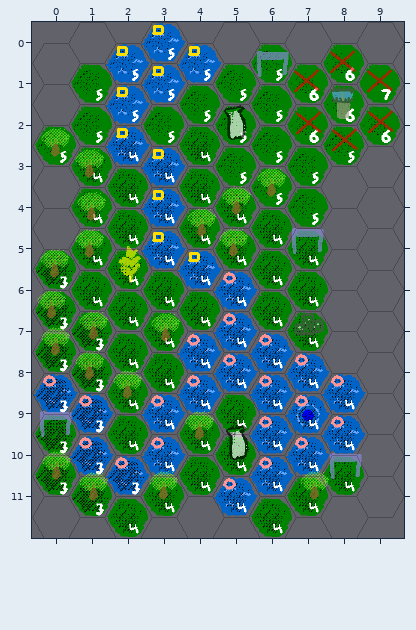
One commit to this Tiled map (JSON): Tiled/Region2.json. The first picture shows the starting point.
Cells are 64x55 px. Hexagonal. Every second column is shifted by half a cell. Shown: x 0..9, y 0..11.
Once edited:
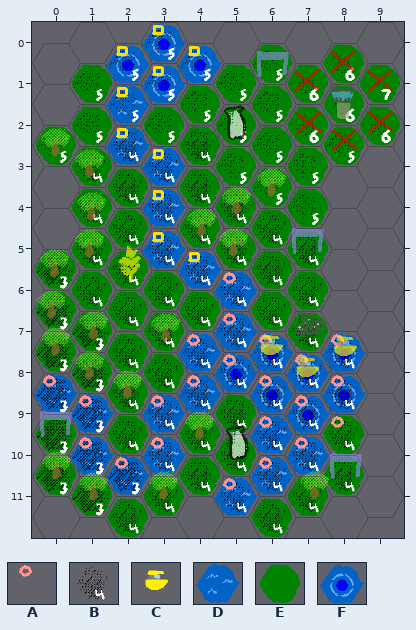
Key: from "Groups": A 0; from "Height": B 4; from "Objects": C 10; from "Type": D 0, E 2, F 5.
_ is an empty cell.
Objects are placed by their top-left corner, in cells (3,4 is the top-left corner of cell 3,4); size is 1x1 cell unless given.
The author wrote: add skimmer/dredger spawning & update map
What changed:
Layer "Tile Type":
y 0: x 2..4 DDD -> FFF
y 1: x 3 D -> F
y 7: x 6 D -> F; x 8 _ -> F
y 8: x 5..8 DDDD -> FFFF
y 9: x 8 D -> E
Layer "Tile Height":
y 7: x 8 _ -> B
Layer "Groups":
y 7: x 8 _ -> A
Layer "Objects":
added: C "region2_skimmer1" at 6,7.4 size 1.3x1
added: C "region2_skimmer2" at 8,7.4 size 1.3x1
added: C "region2_skimmer3" at 7,8 size 1.3x1
Where, in picture pixels (left, top, right, bottom), the same in both pictures:
changed: (106, 23, 222, 104)
changed: (214, 333, 366, 454)
